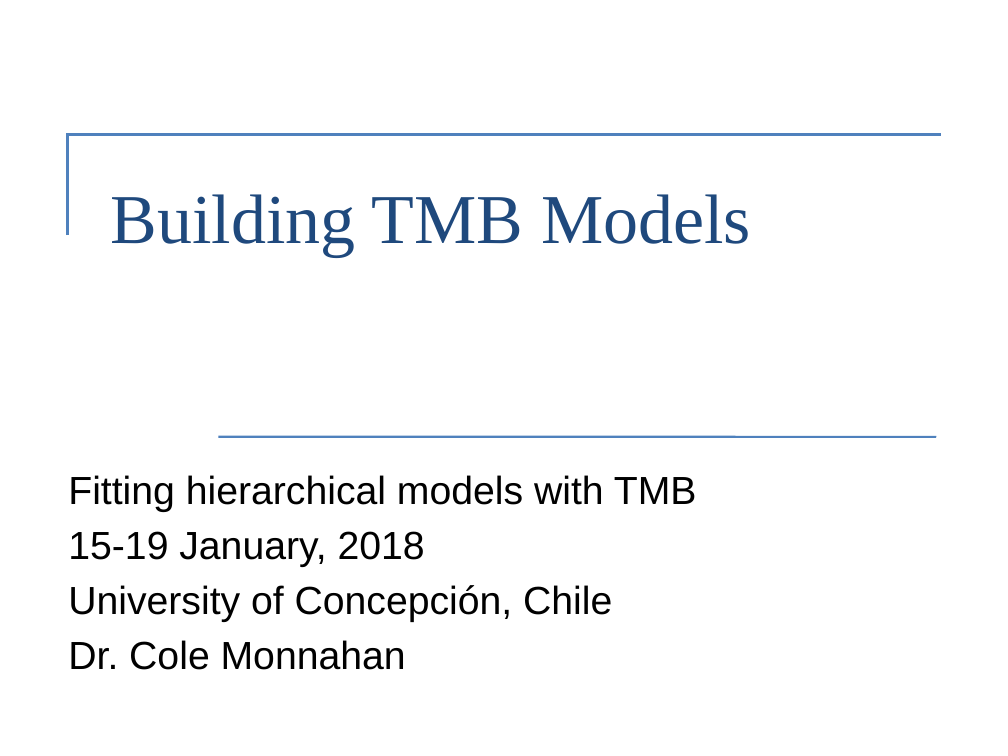
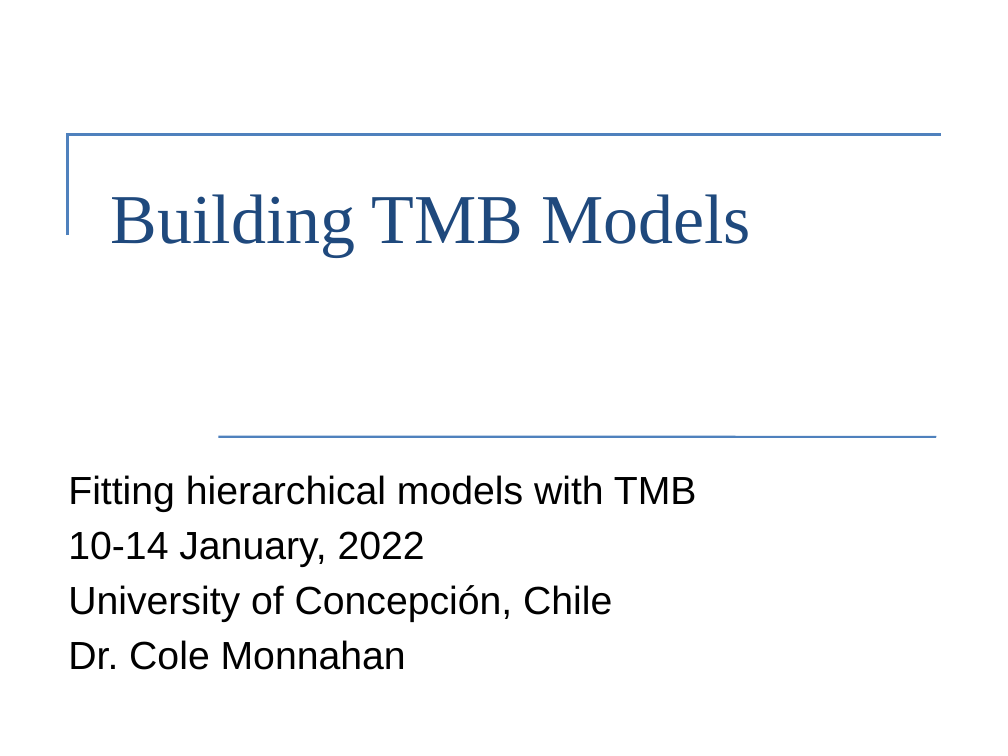
Before and after one commit to Cole-Monnahan-NOAA/tmb_workshop, a slide deck: slide 1 of day2/lecture2_TMB_syntax_eng.pptx. Drawn at 1008x756 pixels with LibreOffice and Linux fonts; fonts in the diff are those of the drawing. Boxes give left, top, right and bottom in pixels: in the first picture for what was removed or moved away, otherwise in the second. Text is boxed around its words. In the diff, an @@ line names an element or a change of style, - is before the commit and + after.

```diff
--- a/day2/lecture2_TMB_syntax_eng.pptx
+++ b/day2/lecture2_TMB_syntax_eng.pptx
@@ subtitle at box(68, 531, 425, 567): text changed @@
-15-19 January, 2018
+10-14 January, 2022
```
Also in this commit, not shown: 7 other slides changed, 1 slide added, 1 slide removed, 1 other file.
